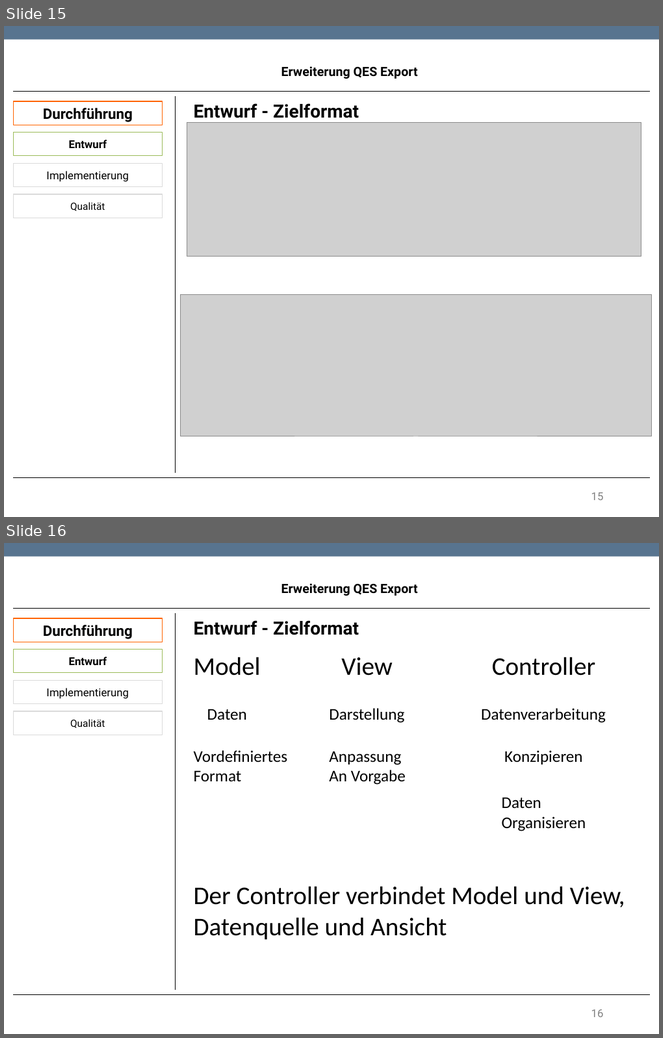
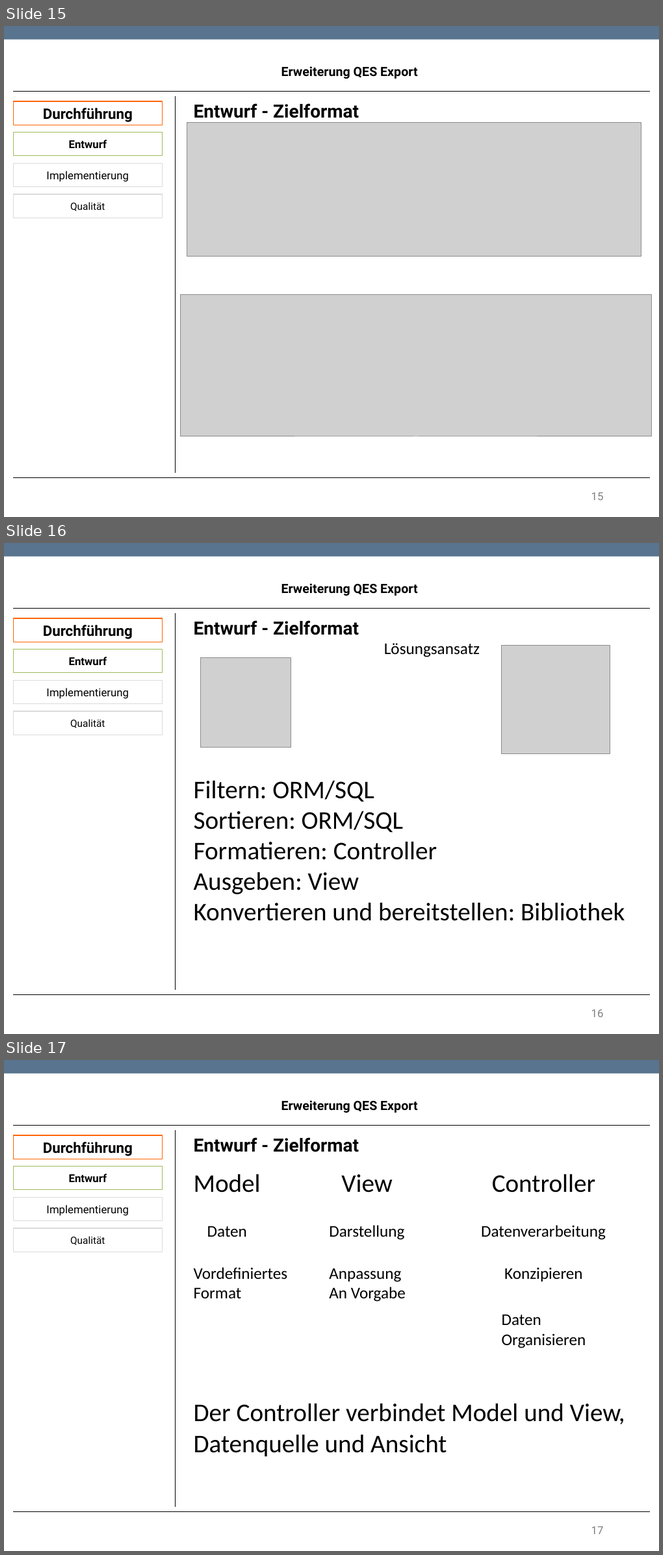
Before and after one commit to TwoHorus/dbExelExportLaravel, a slide deck: DOC/Fachgespraech.pptx. Shown one above the other, each under a label of ours: slides 15 and 16 before the commit, slides 15, 16 and 17 after it. The pictures are 663x1038 and 663x1555 pixels, drawn with LibreOffice and Linux fonts; fonts in the diff are those of the drawing; grey boxes stand for pictures; background and template pictures are left out. Boxes give left, top, right and bottom in pixels: in the first picture for what was removed or moved away, otherwise in the second. Text is boxed around its words. In the diff, an @@ line names an element or a change of style, - is before the commit and + after.

```diff
--- a/DOC/Fachgespraech.pptx
+++ b/DOC/Fachgespraech.pptx
@@ slide 16 added at (x1=4, y1=543, x2=659, y2=1034), background #FFFFFF; not listed: 1 template element that a slide beside it also shows @@
@@ text added at (x1=282, y1=583, x2=417, y2=596), 14 pt, text #000000, bold @@
+Erweiterung QES Export
@@ rectangle added at (x1=13, y1=618, x2=163, y2=642), fill #FFFFFF, outline #FF6400 0.85 pt, 16 pt, text #000000, bold @@
+Durchführung
@@ line added from (13, 608) to (650, 608), #000000 0.75 pt @@
@@ line added from (176, 613) to (176, 990), #000000 0.75 pt @@
@@ text added at (x1=194, y1=620, x2=359, y2=635), 20 pt, text #000000, bold @@
+Entwurf - Zielformat
@@ rectangle added at (x1=13, y1=649, x2=163, y2=673), fill #FFFFFF, outline #9BBB59 0.85 pt, 12 pt, text #000000, bold @@
+Entwurf
@@ picture added at (x1=200, y1=657, x2=290, y2=747) @@
@@ text added at (x1=384, y1=643, x2=480, y2=657), 18 pt, text #000000 @@
+Lösungsansatz
@@ picture added at (x1=502, y1=645, x2=610, y2=754) @@
@@ rectangle added at (x1=13, y1=681, x2=163, y2=704), fill #FFFFFF, outline #DADADA 0.85 pt, 12 pt, text #000000 @@
+Implementierung
@@ rectangle added at (x1=13, y1=711, x2=163, y2=735), fill #FFFFFF, outline #DADADA 0.85 pt, 11 pt, text #000000 @@
+Qualität
@@ text added at (x1=209, y1=747, x2=282, y2=750), 18 pt, text #000000 @@
+Datenbank
@@ text added at (x1=194, y1=780, x2=625, y2=921), 28 pt, text #000000 @@
+Filtern: ORM/SQL
+Sortieren: ORM/SQL
+Formatieren: Controller
+Ausgeben: View
+Konvertieren und bereitstellen: Bibliothek
@@ line added from (13, 995) to (650, 995), #000000 0.75 pt @@
@@ page number added at (x1=592, y1=1010, x2=604, y2=1017), 12 pt, text #808080 @@
+16
@@ what was slide 16 is now slide 17 @@
@@ page number at (x1=592, y1=1527, x2=604, y2=1534): text changed @@
-16
+17
```
